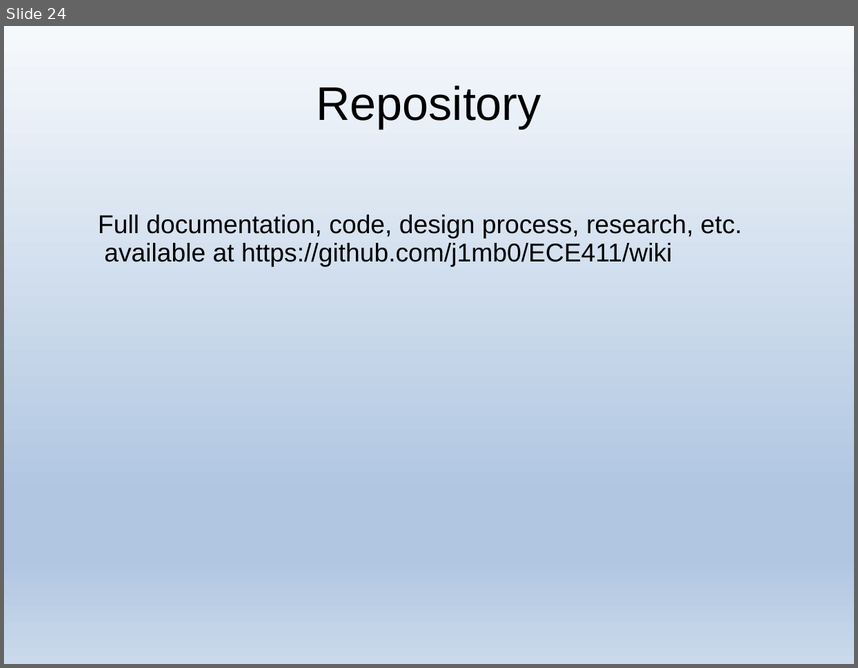
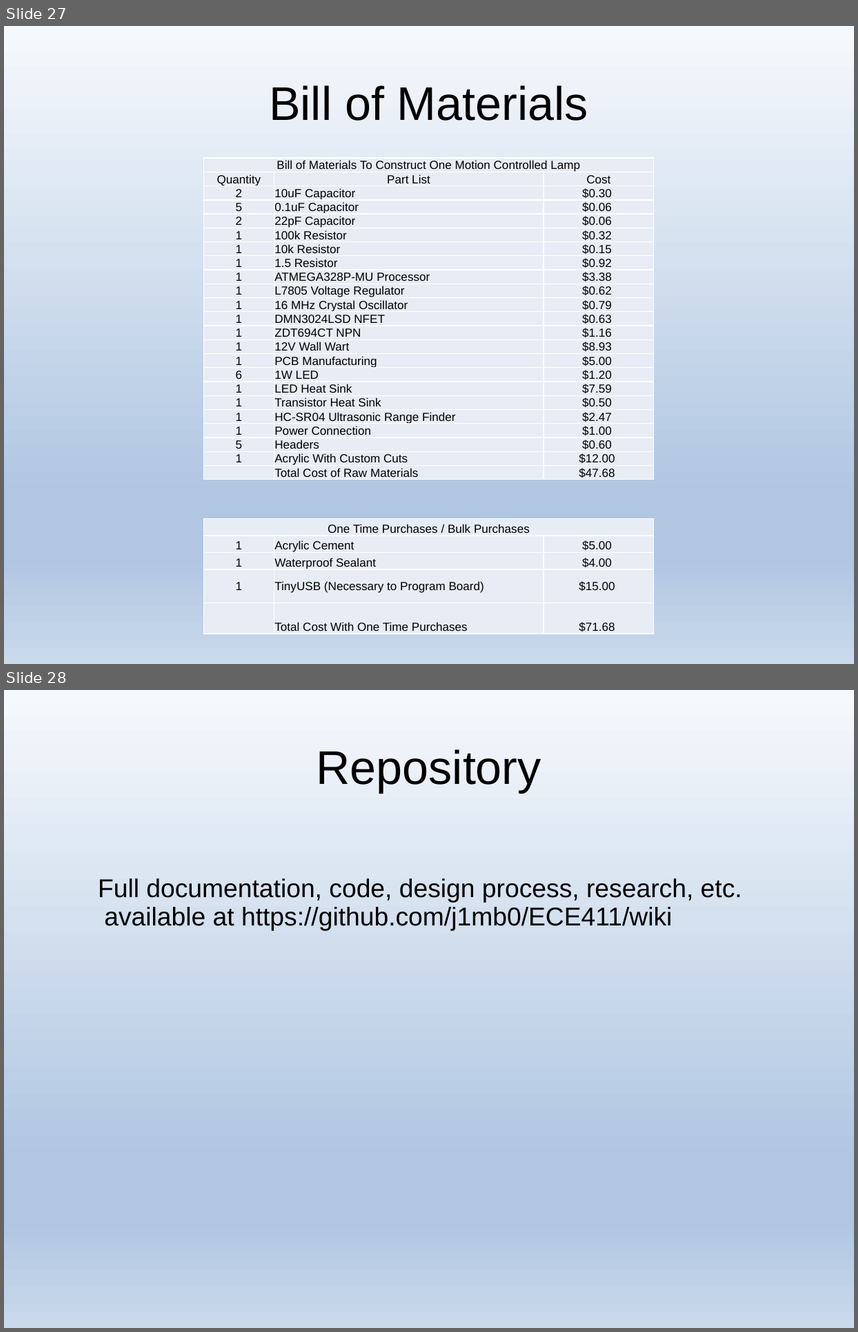
Before and after one commit to j1mb0/ECE411, a slide deck: T03_Final_Presentation.pptx. Shown one above the other, each under a label of ours: slide 24 before the commit, slides 27 and 28 after it. The pictures are 858x668 and 858x1332 pixels, drawn with LibreOffice and Linux fonts; fonts in the diff are those of the drawing. Boxes give left, top, right and bottom in pixels: in the first picture for what was removed or moved away, otherwise in the second. Text is boxed around its words. In the diff, an @@ line names an element or a change of style, - is before the commit and + after.

```diff
--- a/T03_Final_Presentation.pptx
+++ b/T03_Final_Presentation.pptx
@@ slide 27 added at (x1=4, y1=26, x2=854, y2=664), background gradient #F6F9FC to #B0C6E1 to #CAD9EB @@
@@ title added at (x1=269, y1=85, x2=588, y2=121), 44 pt, text #000000 @@
+Bill of Materials
@@ table added at (x1=204, y1=158, x2=654, y2=502), 23 rows, 3 columns @@
+Bill of Materials To Construct One Motion Controlled Lamp |  | 
+Quantity | Part List | Cost
+2 | 10uF Capacitor | $0.30
+5 | 0.1uF Capacitor | $0.06
+2 | 22pF Capacitor | $0.06
+1 | 100k Resistor | $0.32
+1 | 10k Resistor | $0.15
+1 | 1.5 Resistor | $0.92
+1 | ATMEGA328P-MU Processor | $3.38
+1 | L7805 Voltage Regulator | $0.62
+1 | 16 MHz Crystal Oscillator | $0.79
+1 | DMN3024LSD NFET | $0.63
+1 | ZDT694CT NPN | $1.16
+1 | 12V Wall Wart | $8.93
+1 | PCB Manufacturing | $5.00
+6 | 1W LED | $1.20
+1 | LED Heat Sink | $7.59
+1 | Transistor Heat Sink | $0.50
+1 | HC-SR04 Ultrasonic Range Finder | $2.47
+1 | Power Connection | $1.00
+5 | Headers | $0.60
+1 | Acrylic With Custom Cuts | $12.00
+ | Total Cost of Raw Materials | $47.68
@@ table added at (x1=204, y1=519, x2=654, y2=634), 5 rows, 3 columns @@
+One Time Purchases / Bulk Purchases |  | 
+1 | Acrylic Cement | $5.00
+1 | Waterproof Sealant | $4.00
+1 | TinyUSB (Necessary to Program Board) | $15.00
+ | Total Cost With One Time Purchases | $71.68
@@ what was slide 24 is now slide 28 @@
```
Also in this commit, not shown: 7 slides changed, 3 other slides added, 2 other files.
